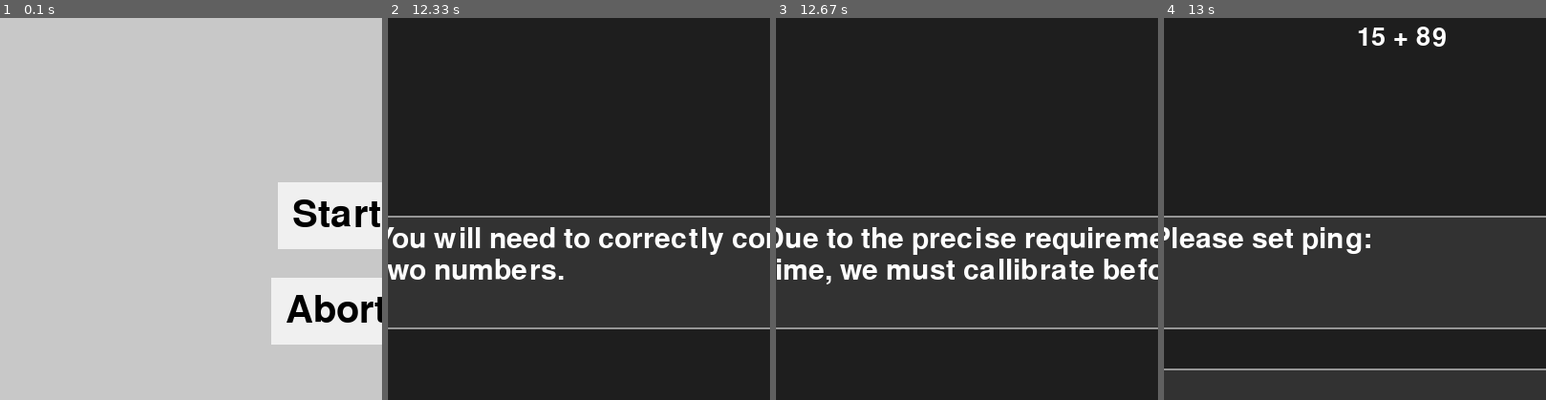
Above: before the commit, frames 1-4 (left to right).
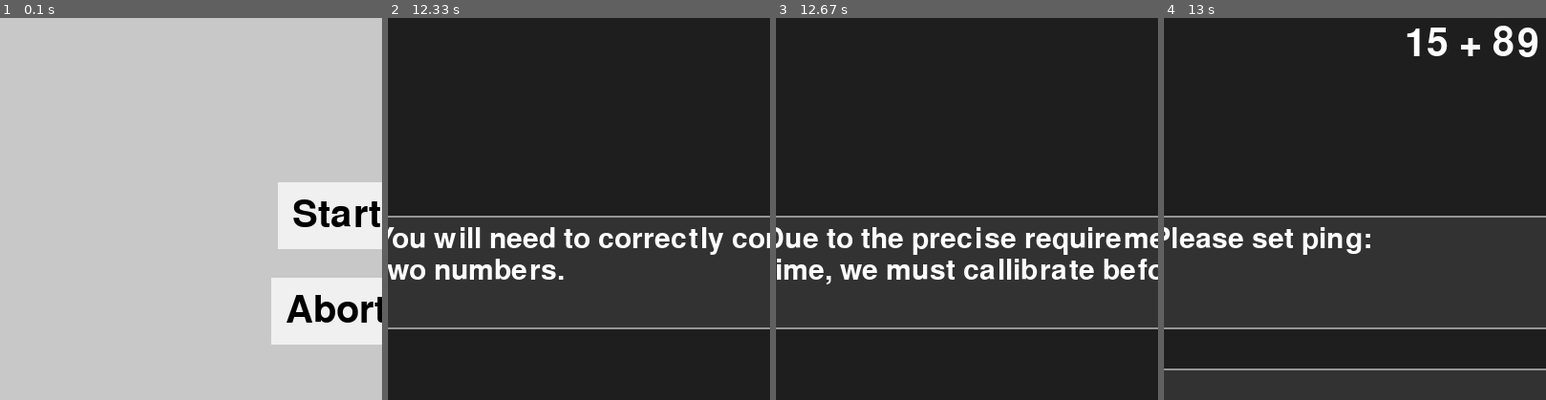
Above: after the commit, the same moments.

Repository: RachelBlack003/Drury-Hackathon-2026
Game: pygame game, started from reverse_turing/main.py
Same seed, same stepped clock (60 frames per second), same inputs: the game is played once before the commit and once after it.
Inputs (mouse positions are % of the whole screen's width and height, from its top left):
- Up to frame 1 (0.1 s): no input
- Up to frame 2 (12.33 s): click (48, 62) at 0.38 s; click "Begin Test" at 0.72 s; click (23, 45) at 1.05 s; click (18, 64) at 1.38 s; click "Click here" at 2.85 s; click "Click here" at 3.18 s; click "Click here" at 3.52 s; click "Click here" at 3.85 s; click "Click here" at 4.18 s; click "Click here" at 4.52 s; click (38, 60) at 4.85 s; click (48, 85) at 5.18 s; click (40, 26) at 5.52 s; click (70, 38) at 5.85 s; click (87, 88) at 6.18 s; click (75, 60) at 6.52 s; click (32, 84) at 6.85 s; click (33, 84) at 7.18 s; click (22, 55) at 7.52 s; click (54, 59) at 7.85 s; click (70, 44) at 8.18 s; click (68, 55) at 8.52 s; click (81, 73) at 8.85 s; click (39, 36) at 9.18 s; click (21, 52) at 9.52 s; click (36, 64) at 9.85 s; click (70, 62) at 10.18 s; click (46, 26) at 10.52 s; click (39, 33) at 10.85 s; click (50, 65) at 11.18 s; click (31, 47) at 11.52 s; click (70, 42) at 11.85 s; click (64, 38) at 12.18 s
- Up to frame 3 (12.67 s): click (35, 22) at 12.52 s
- Up to frame 4 (13 s): click (73, 34) at 12.85 s
The pictures show only the part of the screen within x 6-56%, y 37-87%; the shares and areas given below are measured in that part.

Frames 1-3 are identical in both runs. In frame 4, 1.3% of the frame differs, in the area x 50-98%, y 2-11%.

Commit message:
Fixed more textbox issues with quick_math

Diff:
--- a/reverse_turing/questions/quick_math.py
+++ b/reverse_turing/questions/quick_math.py
@@ -14,7 +14,7 @@
         self.inputed_ping = False
         self.ping_instructions = "Please set ping:"
         self.test_instructions = "Please input answer to equation above:"
-        self.font = pygame.font.SysFont(None, 40)
+        self.font = pygame.font.SysFont(None, 60)
         self.a = 0
         self.b = 0
         self.solution = 0
@@ -64,6 +64,7 @@
             self.Input_textbox.update_text()
             return
         self.Input_textbox.text = ""
+        self.Input_textbox.update_text()
         self.start_time = time.time()
         self.inputed_ping = True
         self.Second_textbox.update_text(self.test_instructions)
@@ -110,7 +111,7 @@
             self.Second_textbox.render()
             self.Input_textbox.render()
             text = self.font.render(self.equation_text, True, (255,255,255))
-            screen.blit(text, (250, 300))
+            screen.blit(text, (300, 300))
 
     def is_done(self):
         return self.done
